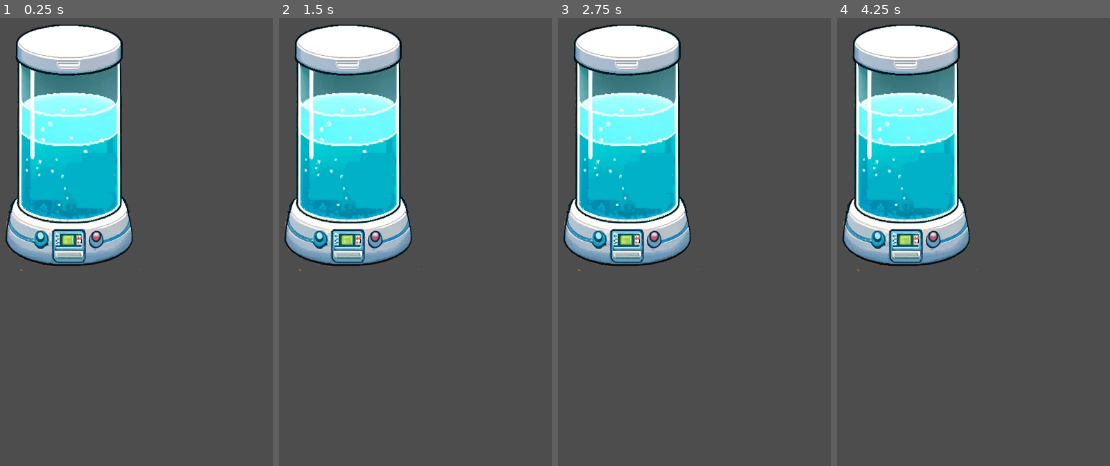
Above: before the commit, frames 1-4 (left to right).
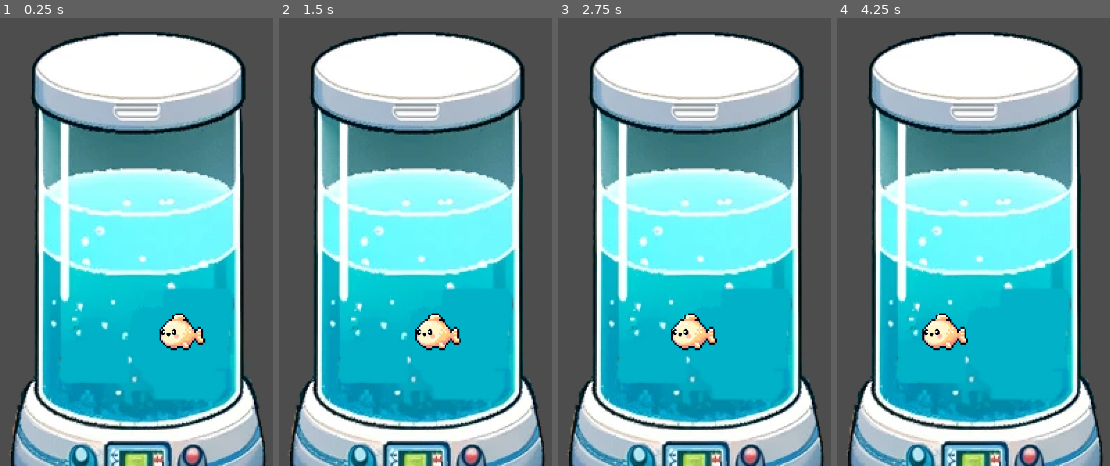
Above: after the commit, the same moments.

Repository: IkramKo/vertigrow
Game: Godot game, scene res://levels/farm.tscn
Two runs of this game, one before a commit and one after it. Both use one fixed random seed, a clock stepped at 60 frames per second and the inputs below. Before the commit the project has no main scene; this scene is started directly in both runs.
Inputs:
- Up to frame 1 (0.25 s): no input
- Up to frame 2 (1.5 s): no input
- Up to frame 3 (2.75 s): no input
- Up to frame 4 (4.25 s): no input

The runs differ from the first frame. In frame 1, 79% of the frame differs, in the area x 1-98%, y 1-100%; in frame 2, 79%; in frame 3, 79%; in frame 4, 79%.

Commit message:
Moving fish!

Diff:
--- a/game/levels/farm.tscn
+++ b/game/levels/farm.tscn
@@ -1,7 +1,12 @@
-[gd_scene load_steps=2 format=3 uid="uid://bt478jey4ly4e"]
+[gd_scene load_steps=3 format=3 uid="uid://bt478jey4ly4e"]
 
-[ext_resource type="PackedScene" uid="uid://0h865mx7eyp7" path="res://objects_characters/tank.tscn" id="1_mxkgd"]
+[ext_resource type="PackedScene" uid="uid://dfhantt8n0wts" path="res://objects_characters/tank.tscn" id="1_mxkgd"]
+[ext_resource type="PackedScene" uid="uid://c2m2nlxblelj8" path="res://objects_characters/fish.tscn" id="2_w08e8"]
 
 [node name="Farm" type="Node2D"]
 
 [node name="Tank" parent="." instance=ExtResource("1_mxkgd")]
+scale = Vector2(2, 2)
+
+[node name="Fish" parent="Tank" instance=ExtResource("2_w08e8")]
+position = Vector2(96.4, 194.8)
--- /dev/null
+++ b/game/objects_characters/fish.gd
@@ -0,0 +1,43 @@
+extends CharacterBody2D
+
+var speed = 1600
+var movement = 0
+var direction = Vector2(-1, 0)
+var sprite = get_child(0)
+
+func _ready():
+	pass
+
+func _physics_process(delta):
+	sprite = get_child(0)
+	movement = direction * speed * delta
+	var collision = move_and_collide(movement * delta)
+
+	if collision:
+		sprite.flip_h = !sprite.flip_h
+		direction.x = -direction.x
+
+	#movement.y += sin(global_position.x / 100.0) * 10.0
+	#velocity = movement
+#
+	## Get the largest CollisionShape2D of the parent
+	#var largest_shape = null
+	#var max_length = 0
+	#for child_node in get_parent().get_children():
+		#for child in child_node.get_children():
+			#if child is CollisionShape2D:
+				#var length = 0
+				#if child.shape is SegmentShape2D:
+					#length = child.shape.b.distance_to(child.shape.a)
+				#else:
+					#length = child.shape.extents.length() * 2
+				#if length > max_length:
+					#max_length = length
+					#largest_shape = child
+				#print(largest_shape)
+	#
+	## Check if the character has hit the edge of the largest shape
+	#if largest_shape != null and global_position.distance_to(Vector2(0, 0)) > largest_shape.shape.extents.length() * 2:
+		#direction = direction * Vector2(-1, 1)
+
+	#move_and_collide(direction)
--- a/game/objects_characters/fish.tscn
+++ b/game/objects_characters/fish.tscn
@@ -1,11 +1,14 @@
-[gd_scene load_steps=3 format=3 uid="uid://c2m2nlxblelj8"]
+[gd_scene load_steps=4 format=3 uid="uid://c2m2nlxblelj8"]
 
 [ext_resource type="Texture2D" uid="uid://cxg1axo5apsia" path="res://assets/fish.png" id="1_se7qr"]
+[ext_resource type="Script" path="res://objects_characters/fish.gd" id="1_utyam"]
 
 [sub_resource type="RectangleShape2D" id="RectangleShape2D_xrv4y"]
 size = Vector2(660, 533)
 
 [node name="Fish" type="CharacterBody2D"]
+scale = Vector2(0.05, 0.05)
+script = ExtResource("1_utyam")
 
 [node name="Sprite2D" type="Sprite2D" parent="."]
 position = Vector2(708, 699)
--- a/game/objects_characters/tank.tscn
+++ b/game/objects_characters/tank.tscn
@@ -35,6 +35,7 @@
 b = Vector2(132, 80)
 
 [node name="Tank" type="Node2D"]
+scale = Vector2(2.5, 2.5)
 
 [node name="StaticBody2D" type="StaticBody2D" parent="."]
 
--- a/game/project.godot
+++ b/game/project.godot
@@ -11,6 +11,7 @@
 [application]
 
 config/name="vertigrow"
+run/main_scene="res://levels/farm.tscn"
 config/features=PackedStringArray("4.2", "Forward Plus")
 config/icon="res://icon.svg"
 
